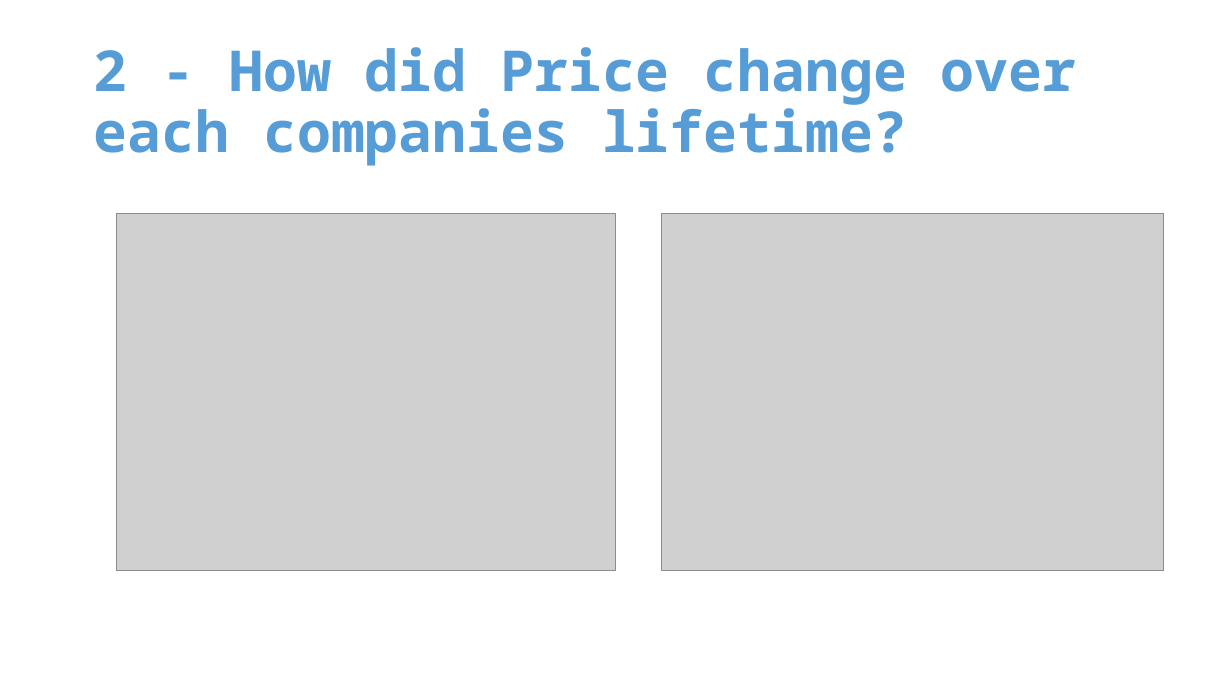
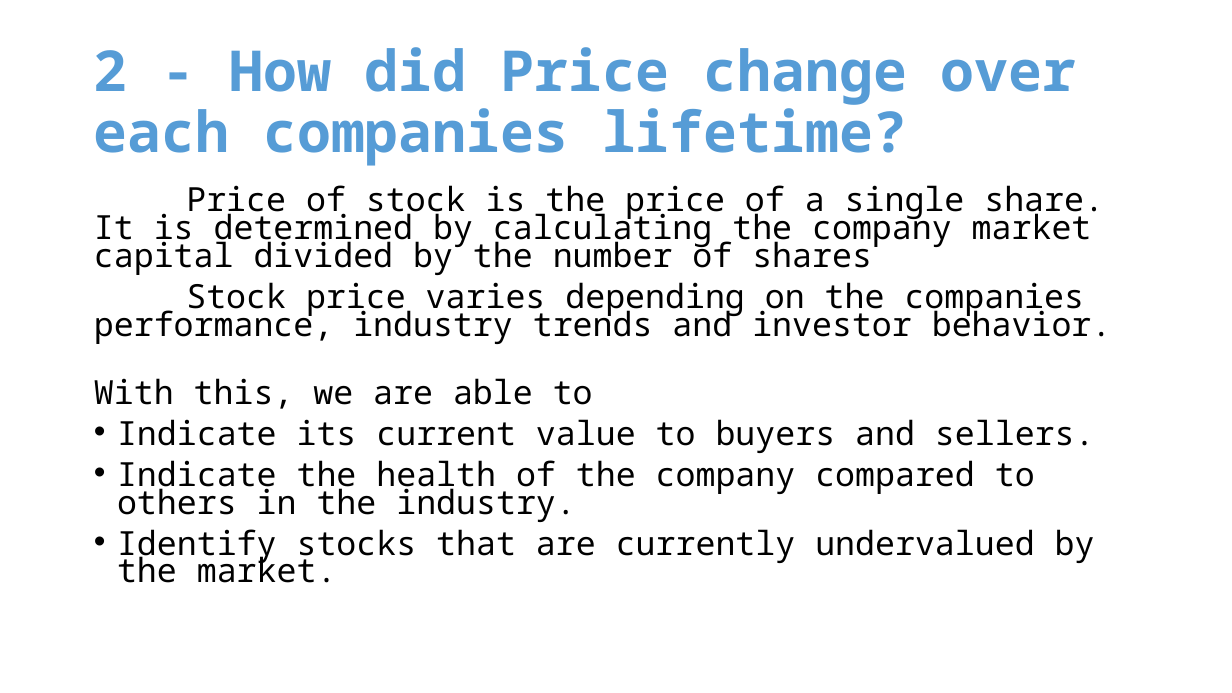
Before and after one commit to mssubaiti/Project1_Group1, a slide deck: slide 4 of presentation.pptx (slide 3 before the commit). Drawn at 1232x693 pixels with LibreOffice and Linux fonts; fonts in the diff are those of the drawing; grey boxes stand for pictures. Boxes give left, top, right and bottom in pixels: in the first picture for what was removed or moved away, otherwise in the second. Text is boxed around its words. In the diff, an @@ line names an element or a change of style, - is before the commit and + after.

```diff
--- a/presentation.pptx
+++ b/presentation.pptx
@@ text added at [94, 185, 1112, 583], 25.9 pt, text #000000 @@
+Price of stock is the price of a single share. It is determined by calculating the company market capital divided by the number of shares
+Stock price varies depending on the companies performance, industry trends and investor behavior.
+With this, we are able to
+• Indicate its current value to buyers and sellers.
+• Indicate the health of the company compared to others in the industry.
+• Identify stocks that are currently undervalued by the market.
@@ picture removed at [116, 213, 616, 570] @@
@@ picture removed at [662, 213, 1164, 570] @@
```
Also in this commit, not shown: 5 other slides changed, 13 slides added, 9 slides removed, 6 other files.
